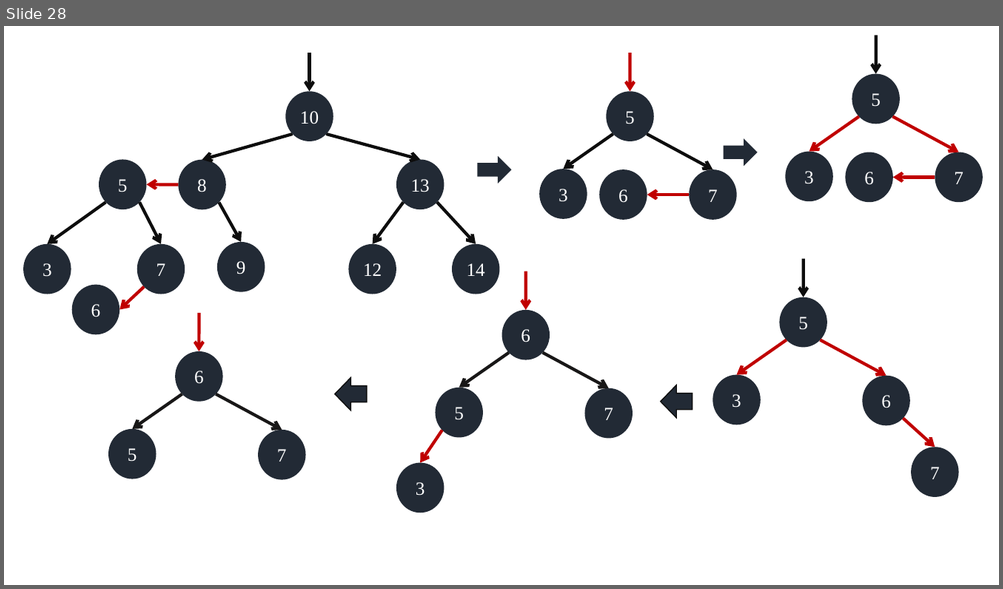
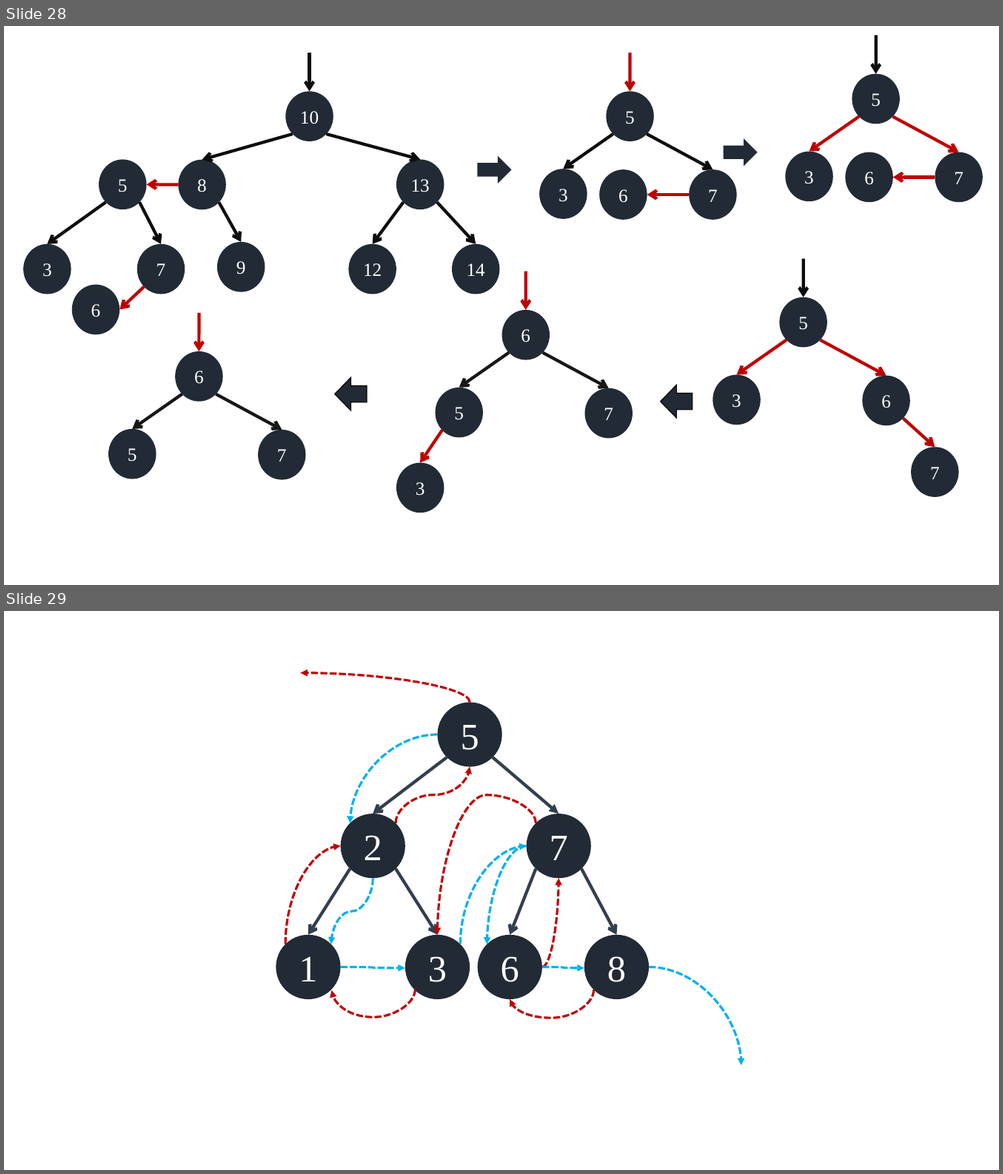
Before and after one commit to grayondream/algorithm-forth, a slide deck: ppt/tree.pptx. Shown one above the other, each under a label of ours: slide 28 before the commit, slides 28 and 29 after it. The pictures are 1003x589 and 1003x1174 pixels, drawn with LibreOffice and Linux fonts; fonts in the diff are those of the drawing. Boxes give left, top, right and bottom in pixels: in the first picture for what was removed or moved away, otherwise in the second. Text is boxed around its words. In the diff, an @@ line names an element or a change of style, - is before the commit and + after.

```diff
--- a/ppt/tree.pptx
+++ b/ppt/tree.pptx
@@ slide 29 added at box(4, 611, 999, 1170), background #FFFFFF @@
@@ curved arrow added from (469, 702) to (300, 673), #C00000 2.25 pt dashed @@
@@ ellipse added at box(438, 702, 503, 767), fill #222A35, 36 pt, text #FFFFFF @@
+5
@@ curved arrow added from (438, 735) to (350, 823), #00B0F0 2.25 pt dashed @@
@@ arrow added from (447, 758) to (373, 814), #333F50 3 pt @@
@@ arrow added from (492, 758) to (558, 814), #333F50 3 pt @@
@@ curved arrow added from (395, 823) to (469, 767), #C00000 2.25 pt dashed @@
@@ curved arrow added from (536, 823) to (438, 935), #C00000 2.25 pt dashed @@
@@ ellipse added at box(341, 814, 405, 879), fill #222A35, 36 pt, text #FFFFFF @@
+2
@@ ellipse added at box(526, 814, 591, 879), fill #222A35, 36 pt, text #FFFFFF @@
+7
@@ curved arrow added from (285, 945) to (341, 846), #C00000 2.25 pt dashed @@
@@ curved arrow added from (460, 945) to (526, 846), #00B0F0 2.25 pt dashed @@
@@ curved arrow added from (526, 846) to (486, 945), #00B0F0 2.25 pt dashed @@
@@ arrow added from (350, 869) to (308, 935), #333F50 3 pt @@
@@ arrow added from (395, 869) to (438, 935), #333F50 3 pt @@
@@ arrow added from (536, 869) to (510, 935), #333F50 3 pt @@
@@ arrow added from (581, 869) to (617, 935), #333F50 3 pt @@
@@ curved arrow added from (373, 878) to (331, 945), #00B0F0 2.25 pt dashed @@
@@ curved arrow added from (542, 968) to (558, 878), #C00000 2.25 pt dashed @@
@@ ellipse added at box(276, 935, 341, 999), fill #222A35, 36 pt, text #FFFFFF @@
+1
@@ ellipse added at box(405, 935, 470, 999), fill #222A35, 36 pt, text #FFFFFF @@
+3
@@ ellipse added at box(478, 935, 543, 999), fill #222A35, 36 pt, text #FFFFFF @@
+6
@@ ellipse added at box(584, 935, 649, 999), fill #222A35, 36 pt, text #FFFFFF @@
+8
@@ curved arrow added from (341, 968) to (405, 968), #00B0F0 2.25 pt dashed @@
@@ curved arrow added from (542, 968) to (584, 968), #00B0F0 2.25 pt dashed @@
@@ curved arrow added from (649, 968) to (741, 1065), #00B0F0 2.25 pt dashed @@
@@ curved arrow added from (415, 990) to (332, 991), #C00000 2.25 pt dashed @@
@@ curved arrow added from (594, 990) to (510, 999), #C00000 2.25 pt dashed @@
```
Also in this commit, not shown: 2 other files.
